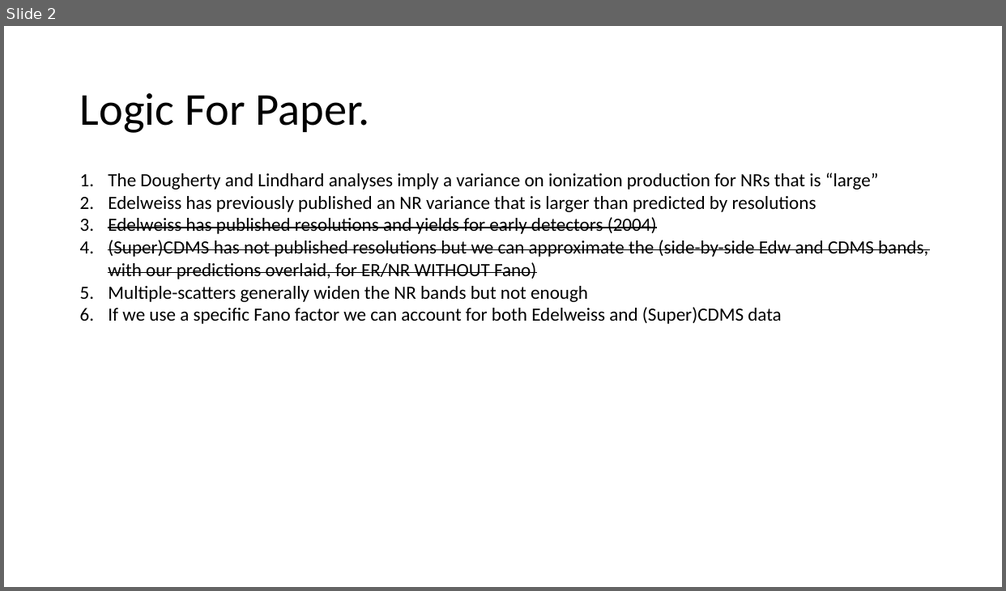
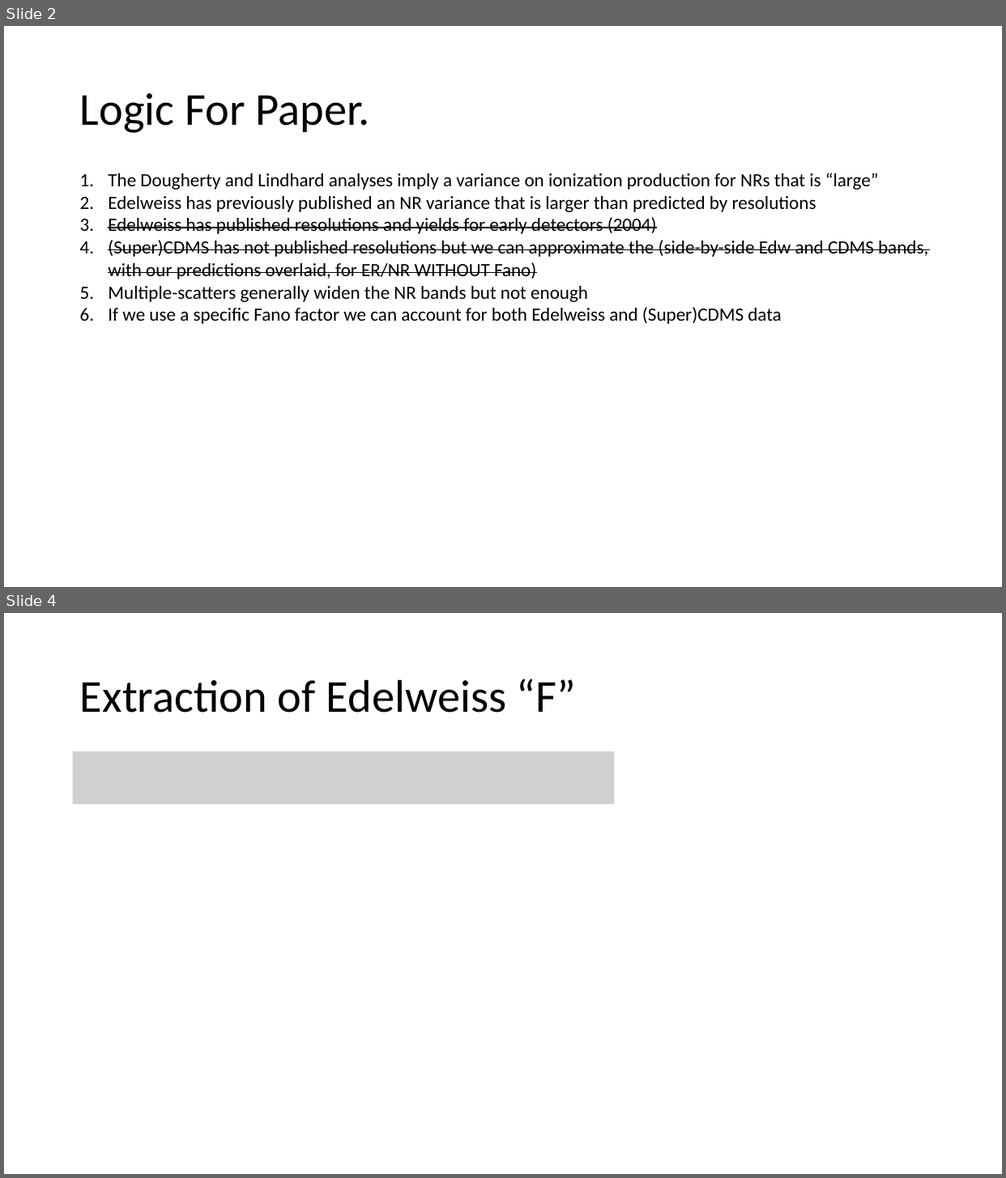
Before and after one commit to villaa/nrFano_Constraint, a slide deck: notes/anthony/nrFanoPaper_logic.pptx. Shown one above the other, each under a label of ours: slide 2 before the commit, slides 2 and 4 after it; the slides between them are not shown. The pictures are 1006x591 and 1006x1178 pixels, drawn with LibreOffice and Linux fonts; fonts in the diff are those of the drawing; grey boxes stand for pictures. Boxes give left, top, right and bottom in pixels: in the first picture for what was removed or moved away, otherwise in the second. Text is boxed around its words. In the diff, an @@ line names an element or a change of style, - is before the commit and + after.

```diff
--- a/notes/anthony/nrFanoPaper_logic.pptx
+++ b/notes/anthony/nrFanoPaper_logic.pptx
@@ slide 4 added at (4, 613, 1002, 1174), background #FFFFFF @@
@@ title added at (80, 679, 576, 713), 44 pt, text #000000 @@
+Extraction of Edelweiss “F”
@@ picture added at (73, 752, 615, 805) @@
```
Also in this commit, not shown: 1 slide changed.
